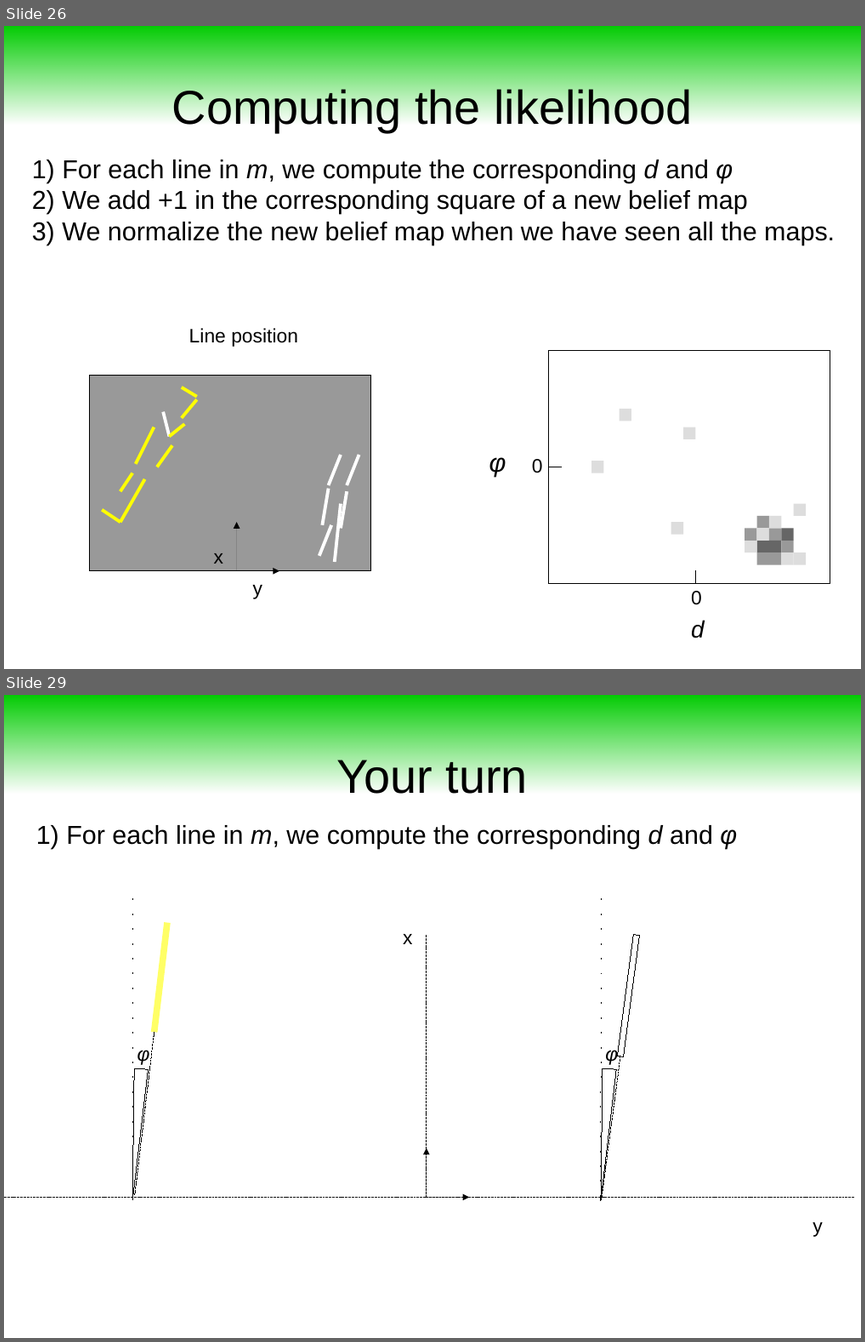
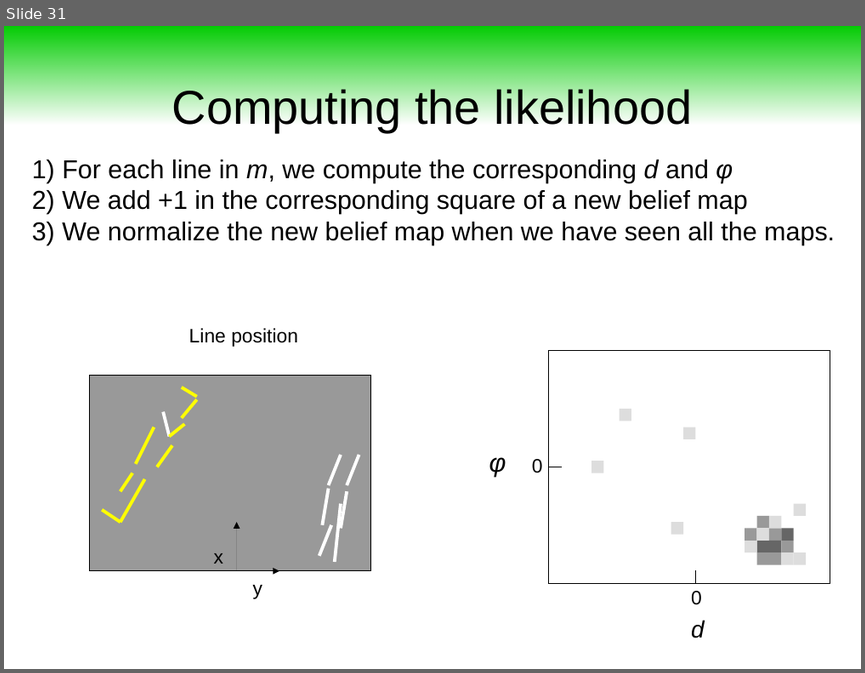
Before and after one commit to maivincent/MISE_presentations, a slide deck: step2_3_Lane_filter.odp. Shown one above the other, each under a label of ours: slides 26 and 29 before the commit, slide 31 after it; the slides between them are not shown. The pictures are 865x1342 and 865x673 pixels, drawn with LibreOffice and Linux fonts; fonts in the diff are those of the drawing. Boxes give left, top, right and bottom in pixels: in the first picture for what was removed or moved away, otherwise in the second. Text is boxed around its words. In the diff, an @@ line names an element or a change of style, - is before the commit and + after.

```diff
--- a/step2_3_Lane_filter.odp
+++ b/step2_3_Lane_filter.odp
@@ slide 29 removed at (4, 695, 861, 1338), background #FFFFFF @@
@@ rectangle removed at (4, 695, 861, 793) @@
@@ title removed at (337, 760, 528, 801) @@
-Your turn
@@ text removed at (36, 825, 737, 849) @@
-1) For each line in m, we compute the corresponding d and φ
@@ line removed from (132, 1196) to (132, 897) @@
@@ line removed from (601, 1196) to (601, 897) @@
@@ line removed from (167, 923) to (154, 1032) @@
@@ text removed at (403, 934, 412, 944) @@
-x
@@ line removed from (426, 1197) to (426, 934) @@
@@ rectangle removed at (617, 935, 640, 1056) @@
@@ line removed from (154, 1032) to (135, 1196) @@
@@ text removed at (137, 1049, 150, 1065) @@
-φ
@@ text removed at (605, 1049, 618, 1065) @@
-φ
@@ freeform shape removed at (4, 1068, 264, 1332) @@
@@ freeform shape removed at (469, 1068, 732, 1332) @@
@@ line removed from (620, 1056) to (602, 1196) @@
@@ arrow removed from (426, 1197) to (426, 1148) @@
@@ line removed from (4, 1197) to (426, 1197) @@
@@ arrow removed from (426, 1197) to (469, 1197) @@
@@ line removed from (426, 1197) to (855, 1197) @@
@@ text removed at (812, 1222, 822, 1236) @@
-y
@@ what was slide 26 is now slide 31 @@
```
Also in this commit, not shown: 1 slide changed, 12 slides added, 1 other slide removed, 34 other files.
